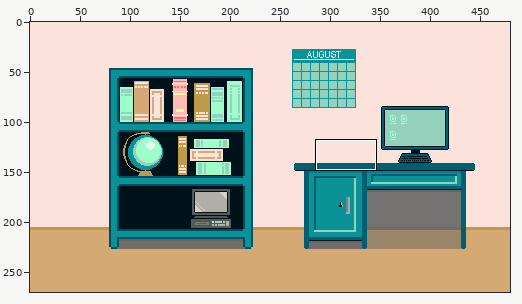
Pixel-art file, stored at Aseprite/study_room.aseprite. Above, an overview of the earlier version with the close-up marked.
Close-up. Before:
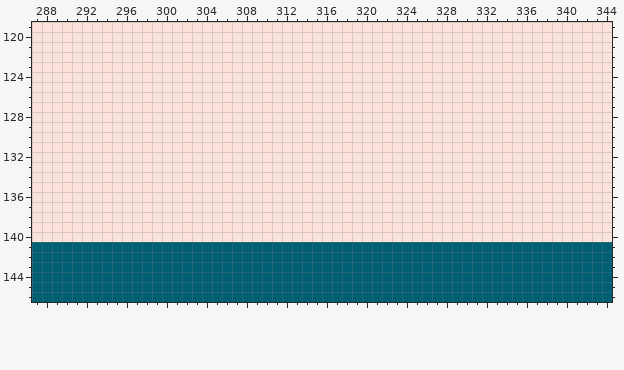
480x270 pixels, 1 frame. Colours within 5 levels of each other are drawn and written as one. Shown: x 287..344, y 119..146.
The same view after the edit:
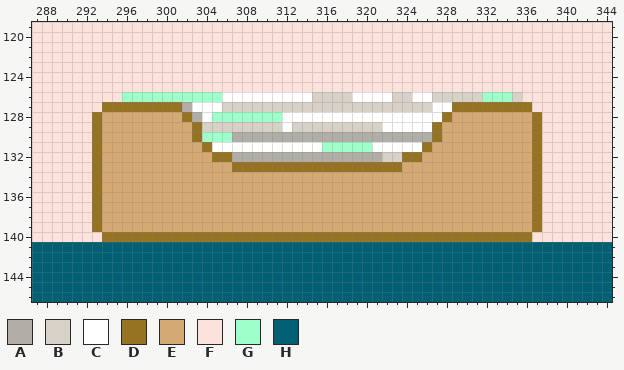
Palette (. is transparent): A #b0aea6  B #d7d1c8  C #ffffff  D #957323  E #d4a973  F #fbe3db  G #9fffcb  H #005f73
Change:
Changed rows in their new state; - is an unchanged pixel.
Layer "Objects":
first column x 293:
126 ---GGGGGGGGGGCCCCCCCCCBBBBCCCCBBCCBBBBBGGGB--
127 -DDDDDDDDACCCBBBBBBBBBBBBBBBBBBBBBCCDDDDDDDD-
128 DEEEEEEEEDACGGGGGGGCCCCCCCCCCCCCCCCDEEEEEEEED
129 DEEEEEEEEEDBBBBBBBBCBBBBBBBBBCCCCCDEEEEEEEEED
130 DEEEEEEEEEDGGGAAAAAAAAAAAAAAAAAAAADEEEEEEEEED
131 DEEEEEEEEEEDCCCCCCCCCCCGGGGGCCCCCDEEEEEEEEEED
132 DEEEEEEEEEEEDDAAAAAAAAAAAAAAABBDDEEEEEEEEEEED
133 DEEEEEEEEEEEEEDDDDDDDDDDDDDDDDDEEEEEEEEEEEEED
134 DEEEEEEEEEEEEEEEEEEEEEEEEEEEEEEEEEEEEEEEEEEED
135 DEEEEEEEEEEEEEEEEEEEEEEEEEEEEEEEEEEEEEEEEEEED
136 DEEEEEEEEEEEEEEEEEEEEEEEEEEEEEEEEEEEEEEEEEEED
137 DEEEEEEEEEEEEEEEEEEEEEEEEEEEEEEEEEEEEEEEEEEED
138 DEEEEEEEEEEEEEEEEEEEEEEEEEEEEEEEEEEEEEEEEEEED
139 DEEEEEEEEEEEEEEEEEEEEEEEEEEEEEEEEEEEEEEEEEEED
140 -DDDDDDDDDDDDDDDDDDDDDDDDDDDDDDDDDDDDDDDDDDD-
